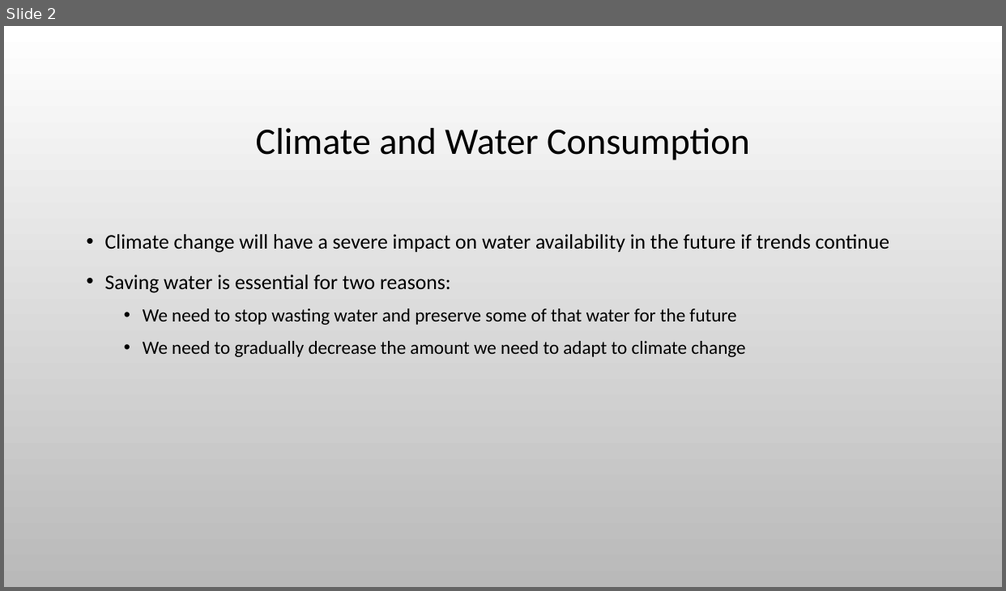
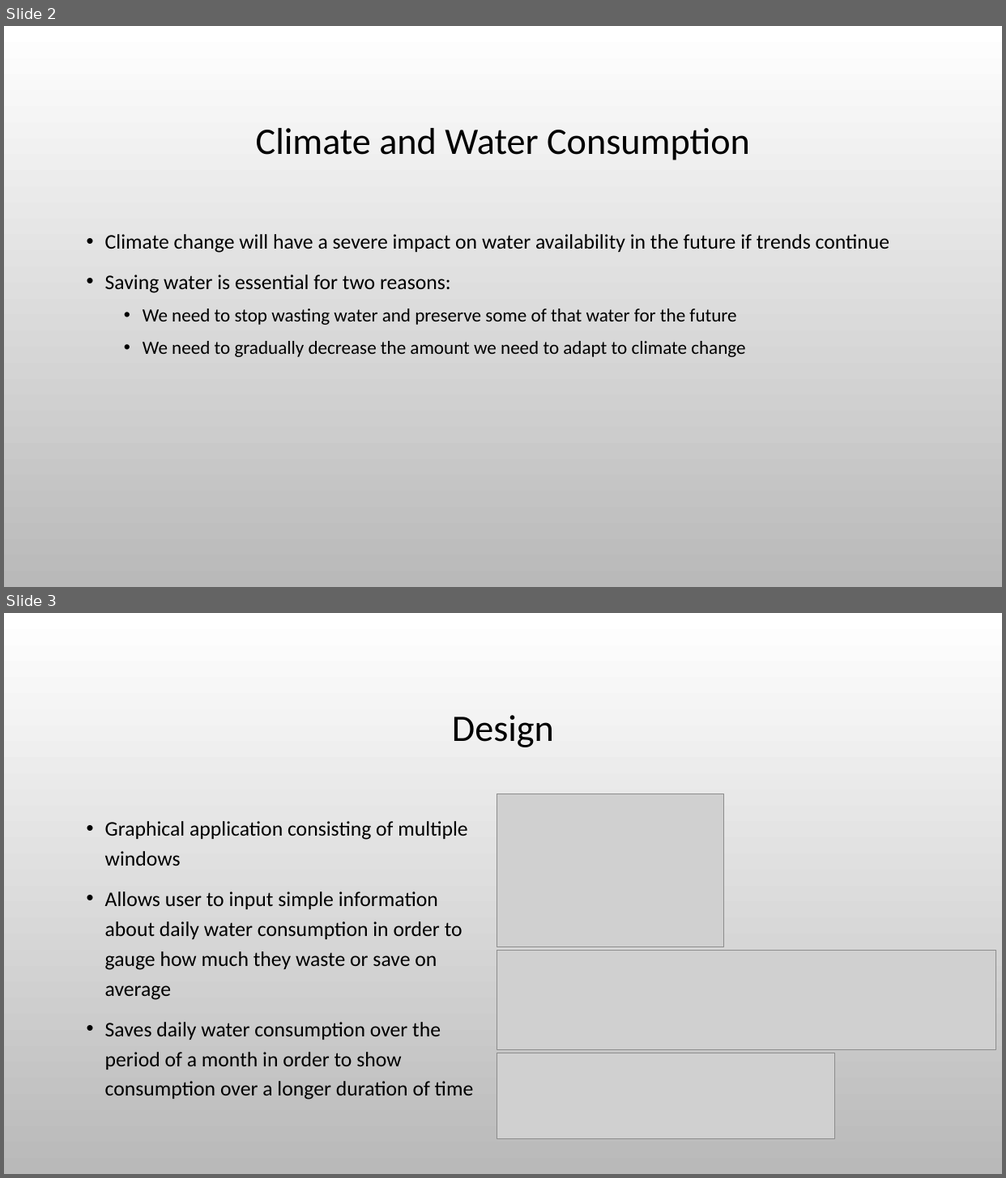
Before and after one commit to mikepmerritt/Water-Consumption-Calendar, a slide deck: assets/Climate - Water Consumption Calendar.pptx. Shown one above the other, each under a label of ours: slide 2 before the commit, slides 2 and 3 after it. The pictures are 1006x591 and 1006x1178 pixels, drawn with LibreOffice and Linux fonts; fonts in the diff are those of the drawing; grey boxes stand for pictures; background and template pictures are left out. Boxes give left, top, right and bottom in pixels: in the first picture for what was removed or moved away, otherwise in the second. Text is boxed around its words. In the diff, an @@ line names an element or a change of style, - is before the commit and + after.

Commit message:
added implementation and design to presentation

```diff
--- a/assets/Climate - Water Consumption Calendar.pptx
+++ b/assets/Climate - Water Consumption Calendar.pptx
@@ slide 3 added at box(4, 613, 1002, 1174), background picture (left out) @@
@@ title added at box(452, 715, 554, 747), 36 pt, text #000000 @@
+Design
@@ picture added at box(496, 794, 723, 947) @@
@@ text added at box(105, 821, 474, 1100), 20 pt, text #000000 @@
+• Graphical application consisting of multiple windows
+• Allows user to input simple information about daily water consumption in order to gauge how much they waste or save on average
+• Saves daily water consumption over the period of a month in order to show consumption over a longer duration of time
@@ picture added at box(496, 951, 996, 1050) @@
@@ picture added at box(496, 1054, 835, 1140) @@
```
Also in this commit, not shown: 1 other slide added, 1 slide removed, 4 other files.
